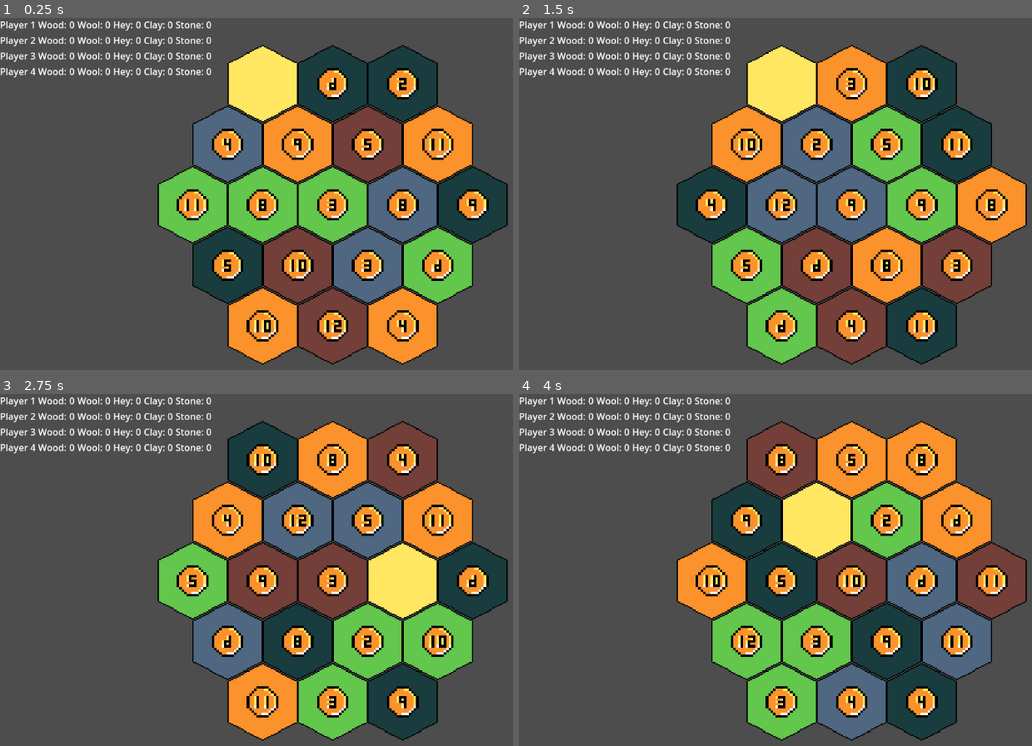
Above: before the commit, frames 1-4 (two rows, left to right).
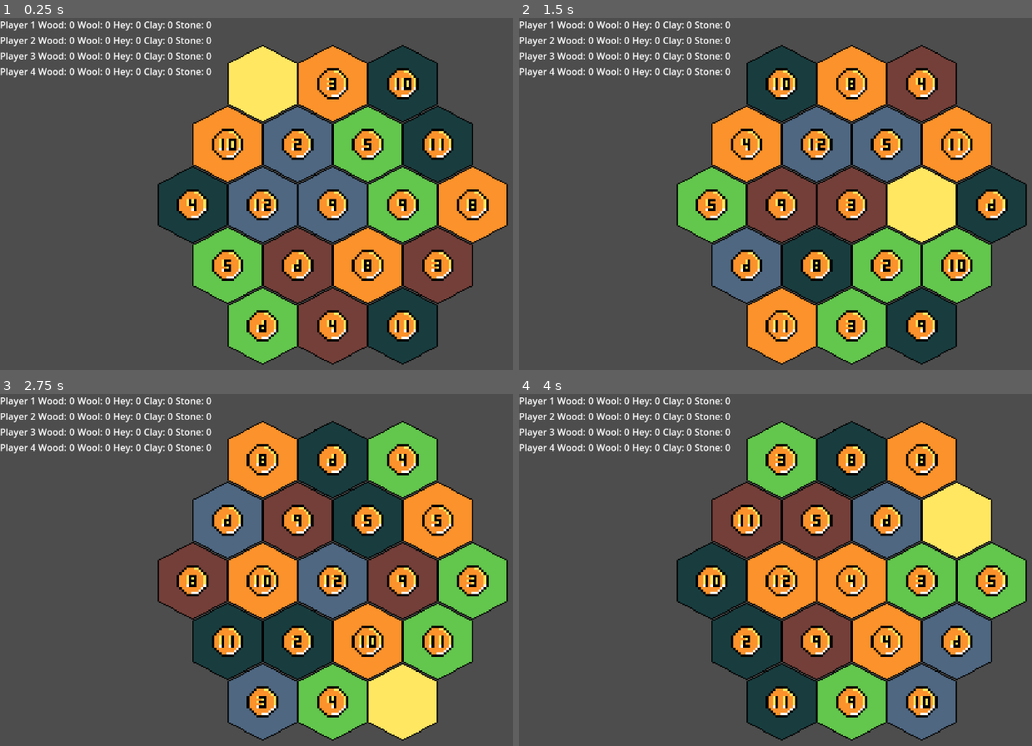
Above: after the commit, the same moments.

Repository: LeoBasov/settlers
Game: Godot game, scene res://src/game/game.tscn
Two runs of this game, one before a commit and one after it. Both use one fixed random seed, a clock stepped at 60 frames per second and the inputs below.
Inputs (mouse positions are in pixels of both pictures, inside the frame that each line leads up to):
- Up to frame 1 (0.25 s): no input
- Up to frame 2 (1.5 s): tap Enter at 0.5 s; move the mouse to (996, 186) at 0.52 s; click (996, 186) at 0.67 s; tap R (reset) at 1.25 s; move the mouse to (719, 222) at 1.27 s; click (719, 222) at 1.42 s
- Up to frame 3 (2.75 s): tap R (reset) at 2 s; move the mouse to (400, 499) at 2.02 s; click (400, 499) at 2.17 s
- Up to frame 4 (4 s): tap R (reset) at 2.75, 3.5 s; move the mouse to (816, 654) at 2.77 s; click (816, 654) at 2.92 s; move the mouse to (outside the picture) at 3.52 s; click (outside the picture) at 3.67 s

The runs differ from the first frame. In frame 1, 28% of the frame differs, in the area x 31-99%, y 8-99%; in frame 2, 28%; in frame 3, 29%; in frame 4, 32%, in the area x 30-99%, y 8-99%.

Commit message:
Update game.gd

Diff:
--- a/Settlers/src/game/game.gd
+++ b/Settlers/src/game/game.gd
@@ -1,8 +1,12 @@
 extends Node2D
+
+var player_id: int = 0
+var round_conter: int = 0
 
 func _ready() -> void:
 	$Board.position = get_viewport().get_visible_rect().size * 0.5
 	$GameCamera2D.position = get_viewport().get_visible_rect().size * 0.5
+	reset()
 
 func _physics_process(delta: float) -> void:
 	if Input.is_action_just_pressed("reset"):
@@ -12,3 +16,12 @@
 	$GameState.reset()
 	$UI.reset()
 	$Board.randomize_board()
+
+	player_id = 0
+	round_conter = 0
+
+func change_player(player_id: int) -> void:
+	pass
+
+func end_turn() -> void:
+	pass
